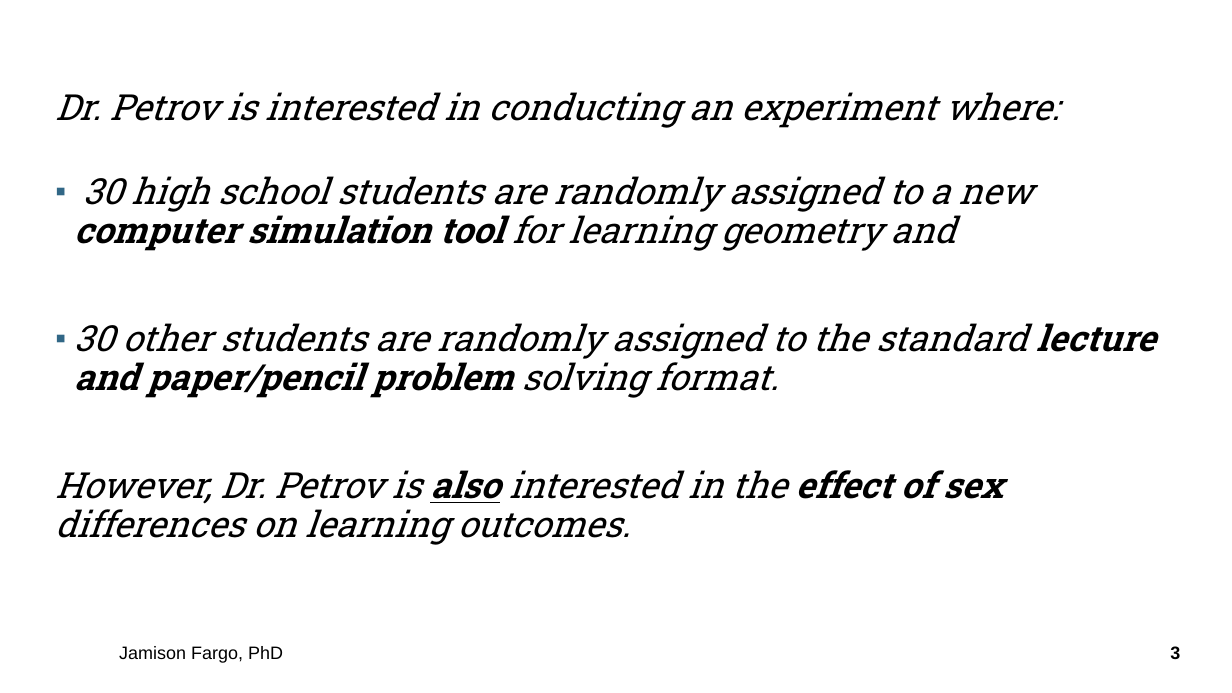
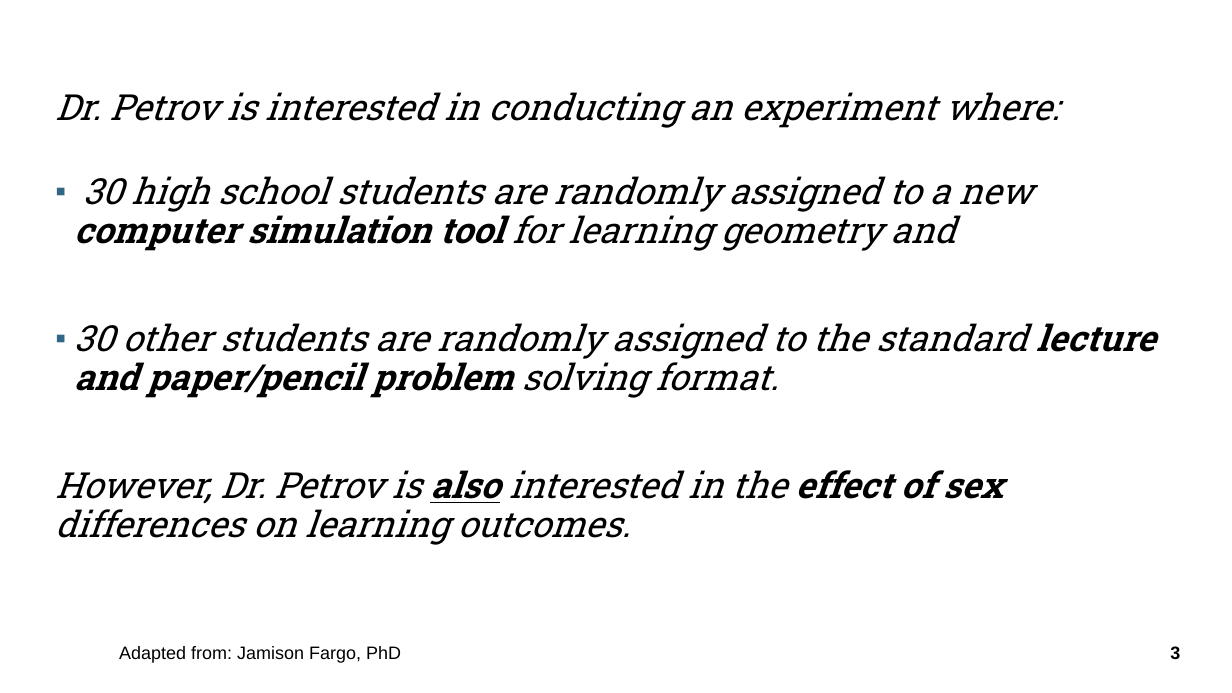
Before and after one commit to TysonStanley/EDUC-6600, a slide deck: slide 3 of Slides/u04_Ch14_factorial.pptx. Drawn at 1232x693 pixels with LibreOffice and Linux fonts; fonts in the diff are those of the drawing; background and template pictures are left out. Boxes give left, top, right and bottom in pixels: in the first picture for what was removed or moved away, otherwise in the second. Text is boxed around its words. In the diff, an @@ line names an element or a change of style, - is before the commit and + after.

```diff
--- a/Slides/u04_Ch14_factorial.pptx
+++ b/Slides/u04_Ch14_factorial.pptx
@@ text at [119, 646, 401, 663]: text changed @@
-Jamison Fargo, PhD
+Adapted from: Jamison Fargo, PhD
```
Also in this commit, not shown: 48 other slides changed, 2 other files.
